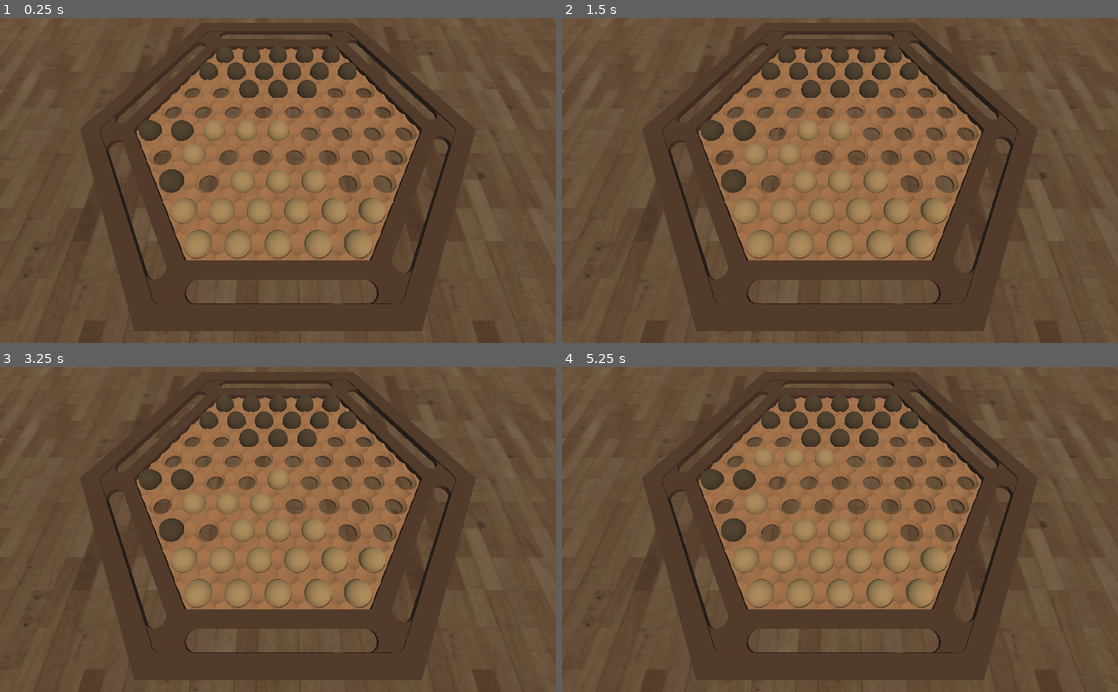
Above: before the commit, frames 1-4 (two rows, left to right).
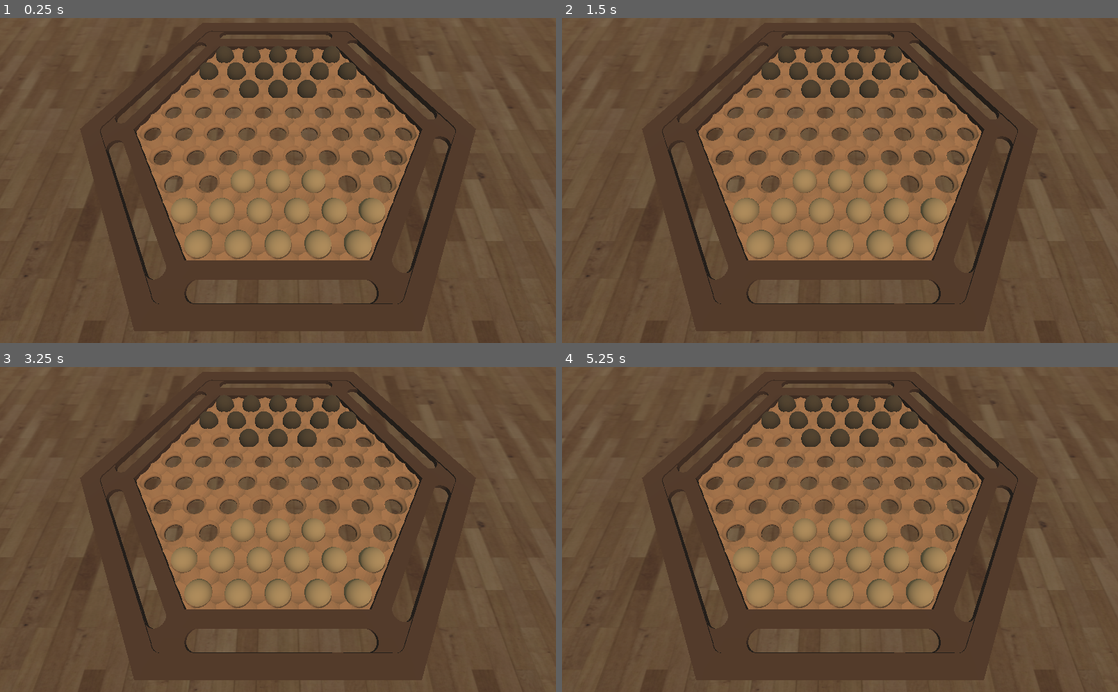
Above: after the commit, the same moments.

Repository: alijfri99/AI-Abalone
Game: Godot game, scene res://Scenes/Game.tscn
Same seed, same stepped clock (60 frames per second), same inputs: the game is played once before the commit and once after it.
Inputs:
- Up to frame 1 (0.25 s): no input
- Up to frame 2 (1.5 s): tap Enter (ui_accept) at 0.5, 0.6, 0.77, 1.07, 1.35 s
- Up to frame 3 (3.25 s): tap Enter (ui_accept) at 1.52, 1.82, 2.1, 2.75, 2.85, 3.02 s
- Up to frame 4 (5.25 s): tap Enter (ui_accept) at 3.32, 3.6, 3.77, 4.07, 4.35, 4.52, 4.82, 5.1 s

The runs differ from the first frame. In frame 1, 1.0% of the frame differs, in the area x 24-52%, y 31-54%; in frame 2, 1.0%; in frame 3, 1.1%; in frame 4, 1.0%.

Commit message:
changed the return types for legal status in is_legal submethods from list to dictionary

Diff:
--- a/Scripts/BoardManager.gd
+++ b/Scripts/BoardManager.gd
@@ -4,21 +4,10 @@
 var neighbors = {}
 enum {EMPTY, BLACK, WHITE} # used to represent the board
 enum {L, UL, UR, R, DR, DL} # used to represent the directions of neighbors
-var successors = []
-var i = 0
 
 func _ready():
 	init_board()
 	# test_board()
-	current_board[26] = BLACK
-	current_board[27] = BLACK
-	current_board[28] = WHITE
-	current_board[29] = WHITE
-	current_board[30] = WHITE
-	current_board[36] = WHITE
-	current_board[43] = BLACK
-	var state = State.new(current_board, 0, 0)
-	successors = Successor.calculate_successor(state, WHITE)
 
 func init_board():
 	var file = File.new()
@@ -62,7 +51,7 @@
 	var is_sandwich = false
 
 	var current_point = cell_number
-	for i in range(0, cluster_length + cluster_length):
+	for i in range(cluster_length + cluster_length):
 		if board[current_point] == piece:
 			if num_opponent_pieces > 0:
 				is_sandwich = true
--- a/Scripts/Move.gd
+++ b/Scripts/Move.gd
@@ -18,12 +18,12 @@
 static func is_side_step_move_legal(state, cell_number, piece, cluster_length, cluster_direction, move_direction):
 	var neighbor = BoardManager.neighbors[cell_number][move_direction]
 	if neighbor == -1:
-		return [false]
+		return {"move is legal" : false}
 	else:
 		if BoardManager.check_cluster(state.board, neighbor, BoardManager.EMPTY, cluster_length, cluster_direction):
-			return [true]
+			return {"move is legal" : true}
 		else:
-			return [false]
+			return {"move is legal" : false}
 
 static func is_directional_move_legal(state, cell_number, piece, cluster_length, cluster_direction, move_direction):
 	var starting_point = cell_number
@@ -34,17 +34,22 @@
 	var stats = BoardManager.get_stats(state.board, starting_point, piece, cluster_length, move_direction)
 
 	if stats["is sandwich"] == true:
-		return [false]
+		return {"move is legal" : false}
 	else:
 		if stats["piece has space"]:
-			return [true, starting_point, cluster_length, false] # move is legal, shift as many as 'cluster length' pieces, score does not change
+			return {"move is legal" : true, "starting point" : starting_point,\
+					 "shift amount" : cluster_length, "score changes" : false} # move is legal, shift as many as 'cluster length' pieces, score does not change
+
 		elif stats["opponent has space"]:
-			return [true, starting_point, stats["number of side pieces"] + stats["number of opponent pieces"], false]
+			return {"move is legal" : true, "starting point" : starting_point,\
+			 		"shift amount" : stats["number of side pieces"] + stats["number of opponent pieces"], "score changes" : false}
+
 		else:
 			if stats["number of side pieces"] > stats["number of opponent pieces"] and stats["number of opponent pieces"] != 0:
-				return [true, starting_point, stats["number of side pieces"] + stats["number of opponent pieces"] - 1, true] # score changes
+				return {"move is legal" : true, "starting point" : starting_point,\
+					 	"shift amount" : stats["number of side pieces"] + stats["number of opponent pieces"] - 1, "score changes" : true} # score changes
 			else:
-				return [false]
+				return {"move is legal" : false}
 
 static func execute_side_step_move(state, cell_number, piece, cluster_length, cluster_direction, move_direction):
 	var current_point = cell_number
@@ -54,7 +59,7 @@
 		current_point = BoardManager.neighbors[current_point][cluster_direction]
 
 static func execute_directional_move(state, piece, move_direction, status):
-	var current_point = status[1]
+	var current_point = status["starting point"]
 	var next_1 = 0
 	var next_2 = 0
 
@@ -62,13 +67,13 @@
 	next_1 = piece
 	next_2 = state.board[BoardManager.neighbors[current_point][move_direction]]
 	current_point = BoardManager.neighbors[current_point][move_direction]
-	for i in range(status[2]):
+	for i in range(status["shift amount"]):
 		state.board[current_point] = next_1
 		next_1 = next_2
-		if i != status[2] - 1:
+		if i != status["shift amount"] - 1:
 			next_2 = state.board[BoardManager.neighbors[current_point][move_direction]]
 		current_point = BoardManager.neighbors[current_point][move_direction]
-	if status[3]:
+	if status["score changes"]:
 		state.increase_score(piece)
 
 static func get_possible_cluster_directions(cluster_length):
--- a/Scripts/Successor.gd
+++ b/Scripts/Successor.gd
@@ -12,7 +12,7 @@
 						for move_direction in Move.get_possible_move_directions(cluster_length, cluster_direction):
 							var legal_status = []
 							legal_status = Move.is_legal(state, cell_number, piece, cluster_length, cluster_direction, move_direction)
-							if legal_status[0] == true:
+							if legal_status["move is legal"] == true:
 								var new_state = State.new(state.board, state.black_score, state.white_score)
 								Move.execute(new_state, cell_number, piece, cluster_length, cluster_direction, move_direction, legal_status)
 								result.append(new_state)
--- a/Scripts/Visualizer.gd
+++ b/Scripts/Visualizer.gd
@@ -5,23 +5,8 @@
 var white_piece = preload("res://Scenes/White Piece.tscn")
 var black_piece = preload("res://Scenes/Black Piece.tscn")
 
-var temp = []
-var sic = 0
-
 func _ready():
 	draw_complete_board(BoardManager.current_board)
-	for i in range(len(BoardManager.current_board)):
-		temp.append(BoardManager.current_board[i])
-
-func _process(_delta):
-	if Input.is_action_just_pressed("ui_accept"):
-		if sic == 0:
-			update_board(BoardManager.successors[BoardManager.i].board)
-			print(BoardManager.successors[BoardManager.i].black_score, ", ", BoardManager.successors[BoardManager.i].white_score)
-			BoardManager.i = (BoardManager.i + 1) % len(BoardManager.successors)
-		else:
-			update_board(temp)
-		sic = (sic + 1) % 2
 
 func update_board(new_board):
 	for child in pieces.get_children():
@@ -35,13 +20,11 @@
 		if board[cell_number] == BoardManager.WHITE:
 			coordinates = get_3d_coordinates(cell_number)
 			var piece = white_piece.instance()
-			piece.name = str(cell_number)
 			pieces.add_child(piece)
 			piece.translation = coordinates
 		elif board[cell_number] == BoardManager.BLACK:
 			coordinates = get_3d_coordinates(cell_number)
 			var piece = black_piece.instance()
-			piece.name = str(cell_number)
 			pieces.add_child(piece)
 			piece.translation = coordinates
 
